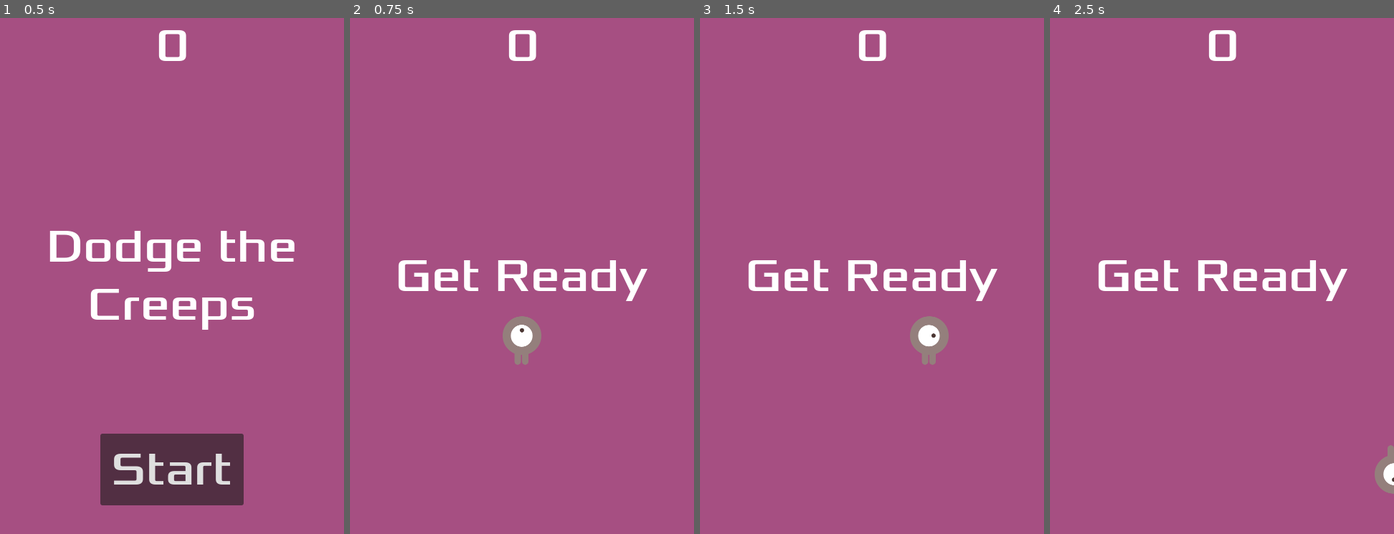
Above: before the commit, frames 1-4 (left to right).
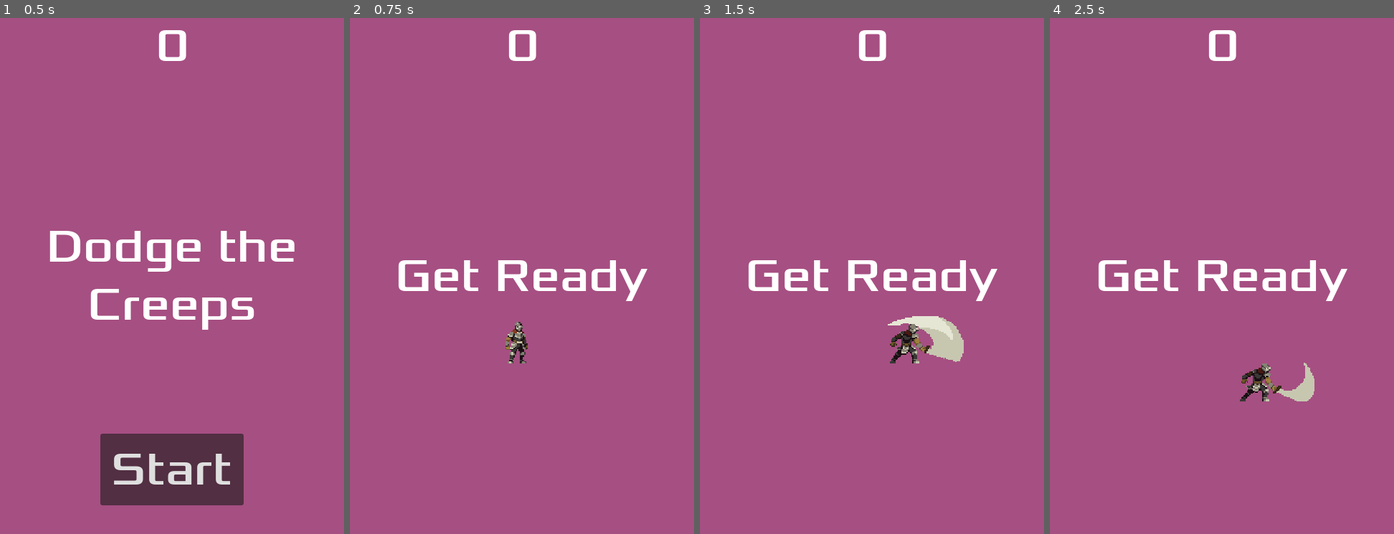
Above: after the commit, the same moments.

Repository: EduardoGMora/Godot-practica1
Game: Godot game, scene res://main.tscn
The game is run twice, just before and just after one commit, with the same random seed, the same clock (stepped at 60 frames per second) and the same inputs.
Inputs:
- Up to frame 1 (0.5 s): no input
- Up to frame 2 (0.75 s): click "Start" at 0.5 s
- Up to frame 3 (1.5 s): tap Enter at 1.25 s; hold Right (move_right) from 1.28 s (still down); tap D (attack, bound only after the commit) at 1.35 s
- Up to frame 4 (2.5 s): tap S (roll, bound only after the commit) at 1.55, 2.1 s; release Right (move_right) at 2.03 s; hold Down (move_down) from 2.03 s (still down); tap D (attack, bound only after the commit) at 2.3 s

Frame 1 is identical in both runs. In frame 2, 0.7% of the frame differs, in the area x 44-56%, y 57-68%; in frame 3, 1.4%, in the area x 54-77%, y 57-68%; in frame 4, 1.1%.

Commit message:
added new sprites, animation and actions for player1

Diff:
--- a/playerxd.gd
+++ b/playerxd.gd
@@ -3,48 +3,123 @@
 signal hit
 
 @export var speed = 400
+@export var roll_speed_multiplier = 1.2
 var screen_size
+var is_rolling = false
+var is_attacking = false
+var last_velocity = Vector2(0, 1)
 
 func _ready() -> void:
 	screen_size = get_viewport_rect().size
 	hide()
+	$AnimatedSprite2D.animation_finished.connect(_on_animated_sprite_2d_animation_finished)
 
 func _process(delta):
-	var velocity = Vector2.ZERO # The player's movement vector.
-	if Input.is_action_pressed("move_right"):
-		velocity.x += 1
-	if Input.is_action_pressed("move_left"):
-		velocity.x -= 1
-	if Input.is_action_pressed("move_down"):
-		velocity.y += 1
-	if Input.is_action_pressed("move_up"):
-		velocity.y -= 1
+	var velocity = Vector2.ZERO # El vector de movimiento del jugador.
 
-	if velocity.length() > 0:
-		velocity = velocity.normalized() * speed
-		$AnimatedSprite2D.play()
+	# ==========================================================
+	# A. LÓGICA DE ESTADOS Y MOVIMIENTO
+	# ==========================================================
+
+	if is_attacking:
+		pass
+
+	elif is_rolling:
+		velocity = last_velocity.normalized() * speed * roll_speed_multiplier
+
 	else:
-		$AnimatedSprite2D.stop()
+		# Lógica de input normal (cuando no ataca ni esquiva)
 
+		# 1. Chequeo de Ataque
+		if Input.is_action_just_pressed("attack"):
+			is_attacking = true
+			$AnimatedSprite2D.play("attack")
+
+		# 2. Chequeo de Esquiva
+		elif Input.is_action_just_pressed("roll"):
+			# Solo se permite esquivar si hay alguna dirección de movimiento
+			if last_velocity.length() > 0:
+				is_rolling = true
+				$AnimatedSprite2D.play("roll")
+
+		# 3. Input de Movimiento
+		if Input.is_action_pressed("move_right"):
+			velocity.x += 1
+		if Input.is_action_pressed("move_left"):
+			velocity.x -= 1
+		if Input.is_action_pressed("move_down"):
+			velocity.y += 1
+		if Input.is_action_pressed("move_up"):
+			velocity.y -= 1
+
+		# 4. Actualizar last_velocity
+		if velocity.length() > 0:
+			last_velocity = velocity.normalized()
+			velocity = last_velocity * speed
+		# Si el jugador no se mueve, velocity será ZERO.
+
+	# ==========================================================
+	# B. APLICAR MOVIMIENTO Y LÓGICA DE ANIMACIÓN
+	# ==========================================================
+
+	# Aplicar el movimiento: Se hace aquí para que funcione en los tres estados (Idle/Run, Attack, Roll)
 	position += velocity * delta
 	position = position.clamp(Vector2.ZERO, screen_size)
 
-	if velocity.x != 0:
-		$AnimatedSprite2D.animation = "walk"
-		$AnimatedSprite2D.flip_v = false
-		$Trail.rotation = 0
-		$AnimatedSprite2D.flip_h = velocity.x < 0
-	elif velocity.y != 0:
-		$AnimatedSprite2D.animation = "up"
-		rotation = PI if velocity.y > 0 else 0
+	# Lógica de animación: Solo se aplica si no está atacando o esquivando
+	if not is_attacking and not is_rolling:
+		if velocity.length() > 0:
+			$AnimatedSprite2D.play("run")
+		else:
+			$AnimatedSprite2D.play("idle")
+
+	# Lógica de Flip/Rotación (Asegúrate de que no interfiera con las animaciones de ataque/roll)
+	if not is_attacking and not is_rolling:
+		if velocity.x != 0:
+			$AnimatedSprite2D.flip_v = false
+			$Trail.rotation = 0
+			if velocity.x < 0:
+				$AnimatedSprite2D.flip_h = true
+			else:
+				$AnimatedSprite2D.flip_h = false
+
+		elif velocity.y != 0:
+			pass
 
 func start(pos):
 	position = pos
 	show()
 	$CollisionShape2D.disabled = false
+	$AnimatedSprite2D.play("idle")
 	set_process(true)
 
 func _on_body_entered(body):
 	hit.emit()
 	hide()
 	$CollisionShape2D.set_deferred(&"disabled", true)
+
+
+func _on_animated_sprite_2d_animation_finished():
+	var current_animation = $AnimatedSprite2D.animation
+
+	if current_animation == "attack":
+		is_attacking = false
+
+	if current_animation == "roll":
+		# ¡CORRECCIÓN CLAVE! Al terminar el roll, establece el estado en false
+		is_rolling = false
+
+	# Después de cualquier animación de un solo uso (attack, roll, turn_around),
+	# volvemos a la animación de 'idle' o 'run'
+
+	# Obtenemos la velocidad de nuevo para determinar qué animación toca
+	var velocity = Vector2.ZERO
+	if Input.is_action_pressed("move_right"): velocity.x += 1
+	if Input.is_action_pressed("move_left"): velocity.x -= 1
+	if Input.is_action_pressed("move_down"): velocity.y += 1
+	if Input.is_action_pressed("move_up"): velocity.y -= 1
+
+	if velocity.length() > 0:
+		$AnimatedSprite2D.play("run")
+	else:
+		$AnimatedSprite2D.play("idle")
--- a/playerxd.tscn
+++ b/playerxd.tscn
@@ -1,39 +1,438 @@
-[gd_scene load_steps=13 format=3 uid="uid://hyqtshcfl286"]
+[gd_scene load_steps=71 format=3 uid="uid://hyqtshcfl286"]
 
 [ext_resource type="Script" uid="uid://b3fb4cp2cjk8o" path="res://playerxd.gd" id="1_a1o11"]
-[ext_resource type="Texture2D" uid="uid://d2ychqs7fp4ki" path="res://art/playerGrey_up1.png" id="1_dv27f"]
-[ext_resource type="Texture2D" uid="uid://b775lxvaojyhc" path="res://art/playerGrey_up2.png" id="2_a1o11"]
-[ext_resource type="Texture2D" uid="uid://bgpsq6gvaa11u" path="res://art/playerGrey_walk1.png" id="3_ja7yg"]
-[ext_resource type="Texture2D" uid="uid://dk1fnpid7qhar" path="res://art/playerGrey_walk2.png" id="4_j4n2g"]
+[ext_resource type="Texture2D" uid="uid://prqr6yfbndd8" path="res://art/120x80_PNGSheets/_Hit.png" id="2_a1o11"]
+[ext_resource type="Texture2D" uid="uid://oi4iv4j63qqx" path="res://art/120x80_PNGSheets/_AttackCombo.png" id="2_ja7yg"]
+[ext_resource type="Texture2D" uid="uid://dyc7tvwbfeqon" path="res://art/120x80_PNGSheets/_DeathNoMovement.png" id="3_a1o11"]
+[ext_resource type="Texture2D" uid="uid://b4183fi8mtyh8" path="res://art/120x80_PNGSheets/_Idle.png" id="4_j4n2g"]
+[ext_resource type="Texture2D" uid="uid://d14fhk0pcxb6h" path="res://art/120x80_PNGSheets/_Run.png" id="6_ja7yg"]
+[ext_resource type="Texture2D" uid="uid://fy4445bbolkr" path="res://art/120x80_PNGSheets/_Roll.png" id="6_mb6sm"]
+[ext_resource type="Texture2D" uid="uid://7pw3exujscni" path="res://art/120x80_PNGSheets/_TurnAround.png" id="8_vh7vo"]
+
+[sub_resource type="AtlasTexture" id="AtlasTexture_8hlrs"]
+atlas = ExtResource("2_ja7yg")
+region = Rect2(0, 0, 120, 80)
+
+[sub_resource type="AtlasTexture" id="AtlasTexture_xao71"]
+atlas = ExtResource("2_ja7yg")
+region = Rect2(120, 0, 120, 80)
+
+[sub_resource type="AtlasTexture" id="AtlasTexture_heojj"]
+atlas = ExtResource("2_ja7yg")
+region = Rect2(240, 0, 120, 80)
+
+[sub_resource type="AtlasTexture" id="AtlasTexture_my3eh"]
+atlas = ExtResource("2_ja7yg")
+region = Rect2(360, 0, 120, 80)
+
+[sub_resource type="AtlasTexture" id="AtlasTexture_jhtt6"]
+atlas = ExtResource("2_ja7yg")
+region = Rect2(480, 0, 120, 80)
+
+[sub_resource type="AtlasTexture" id="AtlasTexture_auj6v"]
+atlas = ExtResource("2_ja7yg")
+region = Rect2(600, 0, 120, 80)
+
+[sub_resource type="AtlasTexture" id="AtlasTexture_2lx3n"]
+atlas = ExtResource("2_ja7yg")
+region = Rect2(720, 0, 120, 80)
+
+[sub_resource type="AtlasTexture" id="AtlasTexture_mp2bc"]
+atlas = ExtResource("2_ja7yg")
+region = Rect2(840, 0, 120, 80)
+
+[sub_resource type="AtlasTexture" id="AtlasTexture_dra4l"]
+atlas = ExtResource("2_ja7yg")
+region = Rect2(960, 0, 120, 80)
+
+[sub_resource type="AtlasTexture" id="AtlasTexture_x3yis"]
+atlas = ExtResource("2_ja7yg")
+region = Rect2(1080, 0, 120, 80)
+
+[sub_resource type="AtlasTexture" id="AtlasTexture_ijrey"]
+atlas = ExtResource("3_a1o11")
+region = Rect2(0, 0, 120, 80)
+
+[sub_resource type="AtlasTexture" id="AtlasTexture_lhrxk"]
+atlas = ExtResource("3_a1o11")
+region = Rect2(120, 0, 120, 80)
+
+[sub_resource type="AtlasTexture" id="AtlasTexture_cmwgf"]
+atlas = ExtResource("3_a1o11")
+region = Rect2(240, 0, 120, 80)
+
+[sub_resource type="AtlasTexture" id="AtlasTexture_f4g7u"]
+atlas = ExtResource("3_a1o11")
+region = Rect2(360, 0, 120, 80)
+
+[sub_resource type="AtlasTexture" id="AtlasTexture_olk4c"]
+atlas = ExtResource("3_a1o11")
+region = Rect2(480, 0, 120, 80)
+
+[sub_resource type="AtlasTexture" id="AtlasTexture_66y0g"]
+atlas = ExtResource("3_a1o11")
+region = Rect2(600, 0, 120, 80)
+
+[sub_resource type="AtlasTexture" id="AtlasTexture_8diw7"]
+atlas = ExtResource("3_a1o11")
+region = Rect2(720, 0, 120, 80)
+
+[sub_resource type="AtlasTexture" id="AtlasTexture_k3vws"]
+atlas = ExtResource("3_a1o11")
+region = Rect2(840, 0, 120, 80)
+
+[sub_resource type="AtlasTexture" id="AtlasTexture_4bejv"]
+atlas = ExtResource("3_a1o11")
+region = Rect2(1080, 0, 120, 80)
+
+[sub_resource type="AtlasTexture" id="AtlasTexture_isk4b"]
+atlas = ExtResource("3_a1o11")
+region = Rect2(960, 0, 120, 80)
+
+[sub_resource type="AtlasTexture" id="AtlasTexture_cmmev"]
+atlas = ExtResource("4_j4n2g")
+region = Rect2(0, 0, 120, 80)
+
+[sub_resource type="AtlasTexture" id="AtlasTexture_c5mfv"]
+atlas = ExtResource("4_j4n2g")
+region = Rect2(120, 0, 120, 80)
+
+[sub_resource type="AtlasTexture" id="AtlasTexture_37v15"]
+atlas = ExtResource("4_j4n2g")
+region = Rect2(240, 0, 120, 80)
+
+[sub_resource type="AtlasTexture" id="AtlasTexture_pnvop"]
+atlas = ExtResource("4_j4n2g")
+region = Rect2(360, 0, 120, 80)
+
+[sub_resource type="AtlasTexture" id="AtlasTexture_v6p13"]
+atlas = ExtResource("4_j4n2g")
+region = Rect2(480, 0, 120, 80)
+
+[sub_resource type="AtlasTexture" id="AtlasTexture_17ol0"]
+atlas = ExtResource("4_j4n2g")
+region = Rect2(600, 0, 120, 80)
+
+[sub_resource type="AtlasTexture" id="AtlasTexture_nf3r4"]
+atlas = ExtResource("4_j4n2g")
+region = Rect2(720, 0, 120, 80)
+
+[sub_resource type="AtlasTexture" id="AtlasTexture_qyuye"]
+atlas = ExtResource("4_j4n2g")
+region = Rect2(840, 0, 120, 80)
+
+[sub_resource type="AtlasTexture" id="AtlasTexture_dtrk8"]
+atlas = ExtResource("4_j4n2g")
+region = Rect2(960, 0, 120, 80)
+
+[sub_resource type="AtlasTexture" id="AtlasTexture_itgds"]
+atlas = ExtResource("4_j4n2g")
+region = Rect2(1080, 0, 120, 80)
+
+[sub_resource type="AtlasTexture" id="AtlasTexture_letuo"]
+atlas = ExtResource("6_mb6sm")
+region = Rect2(0, 0, 120, 80)
+
+[sub_resource type="AtlasTexture" id="AtlasTexture_u2mkx"]
+atlas = ExtResource("6_mb6sm")
+region = Rect2(120, 0, 120, 80)
+
+[sub_resource type="AtlasTexture" id="AtlasTexture_sd40r"]
+atlas = ExtResource("6_mb6sm")
+region = Rect2(240, 0, 120, 80)
+
+[sub_resource type="AtlasTexture" id="AtlasTexture_v5ggb"]
+atlas = ExtResource("6_mb6sm")
+region = Rect2(360, 0, 120, 80)
+
+[sub_resource type="AtlasTexture" id="AtlasTexture_6tv50"]
+atlas = ExtResource("6_mb6sm")
+region = Rect2(480, 0, 120, 80)
+
+[sub_resource type="AtlasTexture" id="AtlasTexture_bx6v0"]
+atlas = ExtResource("6_mb6sm")
+region = Rect2(600, 0, 120, 80)
+
+[sub_resource type="AtlasTexture" id="AtlasTexture_3koej"]
+atlas = ExtResource("6_mb6sm")
+region = Rect2(720, 0, 120, 80)
+
+[sub_resource type="AtlasTexture" id="AtlasTexture_wfwp5"]
+atlas = ExtResource("6_mb6sm")
+region = Rect2(840, 0, 120, 80)
+
+[sub_resource type="AtlasTexture" id="AtlasTexture_kmhn6"]
+atlas = ExtResource("6_mb6sm")
+region = Rect2(960, 0, 120, 80)
+
+[sub_resource type="AtlasTexture" id="AtlasTexture_afo5t"]
+atlas = ExtResource("6_mb6sm")
+region = Rect2(1080, 0, 120, 80)
+
+[sub_resource type="AtlasTexture" id="AtlasTexture_8stev"]
+atlas = ExtResource("6_mb6sm")
+region = Rect2(1200, 0, 120, 80)
+
+[sub_resource type="AtlasTexture" id="AtlasTexture_fht0u"]
+atlas = ExtResource("6_mb6sm")
+region = Rect2(1320, 0, 120, 80)
+
+[sub_resource type="AtlasTexture" id="AtlasTexture_kr1in"]
+atlas = ExtResource("6_ja7yg")
+region = Rect2(0, 0, 120, 80)
+
+[sub_resource type="AtlasTexture" id="AtlasTexture_hrb1u"]
+atlas = ExtResource("6_ja7yg")
+region = Rect2(120, 0, 120, 80)
+
+[sub_resource type="AtlasTexture" id="AtlasTexture_dv27f"]
+atlas = ExtResource("6_ja7yg")
+region = Rect2(240, 0, 120, 80)
+
+[sub_resource type="AtlasTexture" id="AtlasTexture_a1o11"]
+atlas = ExtResource("6_ja7yg")
+region = Rect2(360, 0, 120, 80)
+
+[sub_resource type="AtlasTexture" id="AtlasTexture_ja7yg"]
+atlas = ExtResource("6_ja7yg")
+region = Rect2(480, 0, 120, 80)
+
+[sub_resource type="AtlasTexture" id="AtlasTexture_j4n2g"]
+atlas = ExtResource("6_ja7yg")
+region = Rect2(600, 0, 120, 80)
+
+[sub_resource type="AtlasTexture" id="AtlasTexture_mb6sm"]
+atlas = ExtResource("6_ja7yg")
+region = Rect2(720, 0, 120, 80)
+
+[sub_resource type="AtlasTexture" id="AtlasTexture_vh7vo"]
+atlas = ExtResource("6_ja7yg")
+region = Rect2(840, 0, 120, 80)
+
+[sub_resource type="AtlasTexture" id="AtlasTexture_a0afo"]
+atlas = ExtResource("6_ja7yg")
+region = Rect2(960, 0, 120, 80)
+
+[sub_resource type="AtlasTexture" id="AtlasTexture_gaykb"]
+atlas = ExtResource("6_ja7yg")
+region = Rect2(1080, 0, 120, 80)
+
+[sub_resource type="AtlasTexture" id="AtlasTexture_cufh5"]
+atlas = ExtResource("8_vh7vo")
+region = Rect2(0, 0, 120, 80)
+
+[sub_resource type="AtlasTexture" id="AtlasTexture_yjeon"]
+atlas = ExtResource("8_vh7vo")
+region = Rect2(120, 0, 120, 80)
+
+[sub_resource type="AtlasTexture" id="AtlasTexture_2io13"]
+atlas = ExtResource("8_vh7vo")
+region = Rect2(240, 0, 120, 80)
 
 [sub_resource type="SpriteFrames" id="SpriteFrames_mb6sm"]
 animations = [{
 "frames": [{
 "duration": 1.0,
-"texture": ExtResource("1_dv27f")
-}, {
+"texture": SubResource("AtlasTexture_8hlrs")
+}, {
+"duration": 1.0,
+"texture": SubResource("AtlasTexture_xao71")
+}, {
+"duration": 1.0,
+"texture": SubResource("AtlasTexture_heojj")
+}, {
+"duration": 1.0,
+"texture": SubResource("AtlasTexture_my3eh")
+}, {
+"duration": 1.0,
+"texture": SubResource("AtlasTexture_jhtt6")
+}, {
+"duration": 1.0,
+"texture": SubResource("AtlasTexture_auj6v")
+}, {
+"duration": 1.0,
+"texture": SubResource("AtlasTexture_2lx3n")
+}, {
+"duration": 1.0,
+"texture": SubResource("AtlasTexture_mp2bc")
+}, {
+"duration": 1.0,
+"texture": SubResource("AtlasTexture_dra4l")
+}, {
+"duration": 1.0,
+"texture": SubResource("AtlasTexture_x3yis")
+}],
+"loop": false,
+"name": &"attack",
+"speed": 12.0
+}, {
+"frames": [{
 "duration": 1.0,
 "texture": ExtResource("2_a1o11")
+}, {
+"duration": 1.0,
+"texture": SubResource("AtlasTexture_ijrey")
+}, {
+"duration": 1.0,
+"texture": SubResource("AtlasTexture_lhrxk")
+}, {
+"duration": 1.0,
+"texture": SubResource("AtlasTexture_cmwgf")
+}, {
+"duration": 1.0,
+"texture": SubResource("AtlasTexture_f4g7u")
+}, {
+"duration": 1.0,
+"texture": SubResource("AtlasTexture_olk4c")
+}, {
+"duration": 1.0,
+"texture": SubResource("AtlasTexture_66y0g")
+}, {
+"duration": 1.0,
+"texture": SubResource("AtlasTexture_8diw7")
+}, {
+"duration": 1.0,
+"texture": SubResource("AtlasTexture_k3vws")
+}, {
+"duration": 1.0,
+"texture": SubResource("AtlasTexture_4bejv")
+}, {
+"duration": 1.0,
+"texture": SubResource("AtlasTexture_isk4b")
+}],
+"loop": false,
+"name": &"death",
+"speed": 10.0
+}, {
+"frames": [{
+"duration": 1.0,
+"texture": SubResource("AtlasTexture_cmmev")
+}, {
+"duration": 1.0,
+"texture": SubResource("AtlasTexture_c5mfv")
+}, {
+"duration": 1.0,
+"texture": SubResource("AtlasTexture_37v15")
+}, {
+"duration": 1.0,
+"texture": SubResource("AtlasTexture_pnvop")
+}, {
+"duration": 1.0,
+"texture": SubResource("AtlasTexture_v6p13")
+}, {
+"duration": 1.0,
+"texture": SubResource("AtlasTexture_17ol0")
+}, {
+"duration": 1.0,
+"texture": SubResource("AtlasTexture_nf3r4")
+}, {
+"duration": 1.0,
+"texture": SubResource("AtlasTexture_qyuye")
+}, {
+"duration": 1.0,
+"texture": SubResource("AtlasTexture_dtrk8")
+}, {
+"duration": 1.0,
+"texture": SubResource("AtlasTexture_itgds")
 }],
 "loop": true,
-"name": &"up",
-"speed": 5.0
-}, {
-"frames": [{
-"duration": 1.0,
-"texture": ExtResource("3_ja7yg")
-}, {
-"duration": 1.0,
-"texture": ExtResource("4_j4n2g")
+"name": &"idle",
+"speed": 10.0
+}, {
+"frames": [{
+"duration": 1.0,
+"texture": SubResource("AtlasTexture_letuo")
+}, {
+"duration": 1.0,
+"texture": SubResource("AtlasTexture_u2mkx")
+}, {
+"duration": 1.0,
+"texture": SubResource("AtlasTexture_sd40r")
+}, {
+"duration": 1.0,
+"texture": SubResource("AtlasTexture_v5ggb")
+}, {
+"duration": 1.0,
+"texture": SubResource("AtlasTexture_6tv50")
+}, {
+"duration": 1.0,
+"texture": SubResource("AtlasTexture_bx6v0")
+}, {
+"duration": 1.0,
+"texture": SubResource("AtlasTexture_3koej")
+}, {
+"duration": 1.0,
+"texture": SubResource("AtlasTexture_wfwp5")
+}, {
+"duration": 1.0,
+"texture": SubResource("AtlasTexture_kmhn6")
+}, {
+"duration": 1.0,
+"texture": SubResource("AtlasTexture_afo5t")
+}, {
+"duration": 1.0,
+"texture": SubResource("AtlasTexture_8stev")
+}, {
+"duration": 1.0,
+"texture": SubResource("AtlasTexture_fht0u")
+}],
+"loop": false,
+"name": &"roll",
+"speed": 12.0
+}, {
+"frames": [{
+"duration": 1.0,
+"texture": SubResource("AtlasTexture_kr1in")
+}, {
+"duration": 1.0,
+"texture": SubResource("AtlasTexture_hrb1u")
+}, {
+"duration": 1.0,
+"texture": SubResource("AtlasTexture_dv27f")
+}, {
+"duration": 1.0,
+"texture": SubResource("AtlasTexture_a1o11")
+}, {
+"duration": 1.0,
+"texture": SubResource("AtlasTexture_ja7yg")
+}, {
+"duration": 1.0,
+"texture": SubResource("AtlasTexture_j4n2g")
+}, {
+"duration": 1.0,
+"texture": SubResource("AtlasTexture_mb6sm")
+}, {
+"duration": 1.0,
+"texture": SubResource("AtlasTexture_vh7vo")
+}, {
+"duration": 1.0,
+"texture": SubResource("AtlasTexture_a0afo")
+}, {
+"duration": 1.0,
+"texture": SubResource("AtlasTexture_gaykb")
 }],
 "loop": true,
-"name": &"walk",
+"name": &"run",
+"speed": 10.0
+}, {
+"frames": [{
+"duration": 1.0,
+"texture": SubResource("AtlasTexture_cufh5")
+}, {
+"duration": 1.0,
+"texture": SubResource("AtlasTexture_yjeon")
+}, {
+"duration": 1.0,
+"texture": SubResource("AtlasTexture_2io13")
+}],
+"loop": false,
+"name": &"turn_around",
 "speed": 5.0
 }]
 
 [sub_resource type="CapsuleShape2D" id="CapsuleShape2D_dv27f"]
-radius = 52.0
-height = 132.0
+radius = 44.0
+height = 136.0
 
 [sub_resource type="Gradient" id="Gradient_a1o11"]
 offsets = PackedFloat32Array(0, 0.990909, 1)
@@ -62,13 +461,17 @@
 script = ExtResource("1_a1o11")
 
 [node name="AnimatedSprite2D" type="AnimatedSprite2D" parent="."]
+texture_filter = 1
+position = Vector2(2.99999, -61)
+scale = Vector2(3.31667, 3.125)
 sprite_frames = SubResource("SpriteFrames_mb6sm")
-animation = &"up"
+animation = &"idle"
 
 [node name="CollisionShape2D" type="CollisionShape2D" parent="."]
 shape = SubResource("CapsuleShape2D_dv27f")
 
 [node name="Trail" type="GPUParticles2D" parent="."]
+visible = false
 z_index = 9
 z_as_relative = false
 amount = 10
@@ -76,3 +479,4 @@
 process_material = SubResource("ParticleProcessMaterial_j4n2g")
 
 [connection signal="body_entered" from="." to="." method="_on_body_entered"]
+[connection signal="animation_finished" from="AnimatedSprite2D" to="." method="_on_animated_sprite_2d_animation_finished"]
--- a/project.godot
+++ b/project.godot
@@ -49,3 +49,13 @@
 "events": [Object(InputEventKey,"resource_local_to_scene":false,"resource_name":"","device":0,"window_id":0,"alt_presse …(189 unchanged characters)…
 ]
 }
+attack={
+"deadzone": 0.2,
+"events": [Object(InputEventKey,"resource_local_to_scene":false,"resource_name":"","device":0,"window_id":0,"alt_pressed":false,"shift_pressed":false,"ctrl_pressed":false,"meta_pressed":false,"pressed":false,"keycode":0,"physical_keycode":68,"key_label":0,"unicode":0,"location":0,"echo":false,"script":null)
+]
+}
+roll={
+"deadzone": 0.2,
+"events": [Object(InputEventKey,"resource_local_to_scene":false,"resource_name":"","device":0,"window_id":0,"alt_pressed":false,"shift_pressed":false,"ctrl_pressed":false,"meta_pressed":false,"pressed":false,"keycode":0,"physical_keycode":83,"key_label":0,"unicode":0,"location":0,"echo":false,"script":null)
+]
+}
Binary file added: art/120x80_PNGSheets/_Attack.png
Not shown, added: art/120x80_PNGSheets/_Attack.png.import
Binary file added: art/120x80_PNGSheets/_Attack2.png
Not shown, added: art/120x80_PNGSheets/_Attack2.png.import
Binary file added: art/120x80_PNGSheets/_Attack2NoMovement.png
Not shown, added: art/120x80_PNGSheets/_Attack2NoMovement.png.import
Binary file added: art/120x80_PNGSheets/_AttackCombo.png
Not shown, added: art/120x80_PNGSheets/_AttackCombo.png.import
Binary file added: art/120x80_PNGSheets/_AttackComboNoMovement.png
Not shown, added: art/120x80_PNGSheets/_AttackComboNoMovement.png.import
Binary file added: art/120x80_PNGSheets/_AttackNoMovement.png
Not shown, added: art/120x80_PNGSheets/_AttackNoMovement.png.import
(and 49 more such lines)
